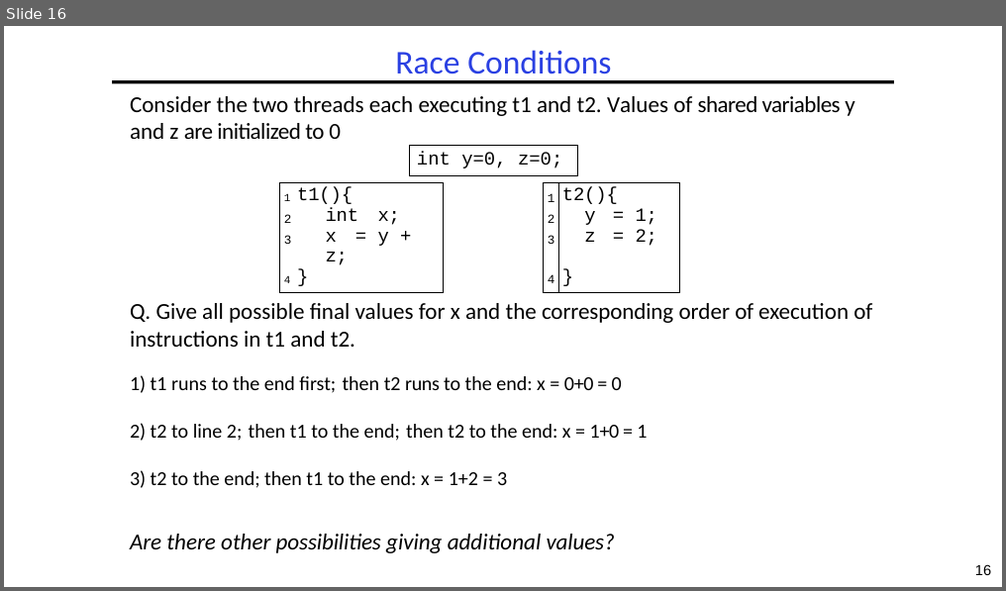
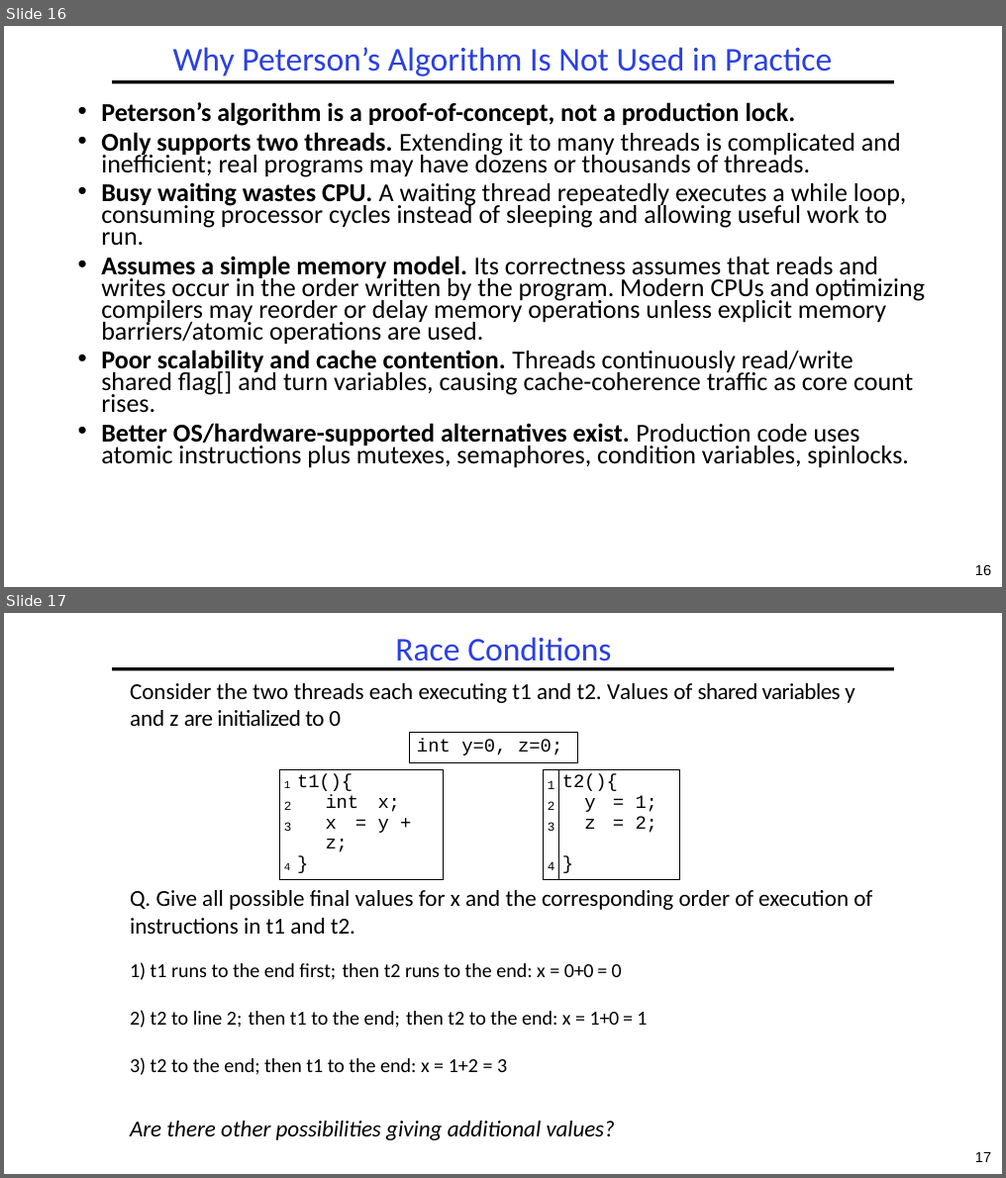
Before and after one commit to guhofstra/CSC112Fa26, a slide deck: PPTs/L3-Exercises ANS.pptx. Shown one above the other, each under a label of ours: slide 16 before the commit, slides 16 and 17 after it. The pictures are 1006x591 and 1006x1178 pixels, drawn with LibreOffice and Linux fonts; fonts in the diff are those of the drawing. Boxes give left, top, right and bottom in pixels: in the first picture for what was removed or moved away, otherwise in the second. Text is boxed around its words. In the diff, an @@ line names an element or a change of style, - is before the commit and + after.

```diff
--- a/PPTs/L3-Exercises ANS.pptx
+++ b/PPTs/L3-Exercises ANS.pptx
@@ slide 16 added at (4,26,1002,587), background #FFFFFF; not listed: 1 template element that a slide beside it also shows @@
@@ title added at (173,47,832,76), 32 pt, text #2A40E2 @@
+Why Peterson’s Algorithm Is Not Used in Practice
@@ text added at (101,102,925,469), 24.8 pt, text #000000 @@
+• Peterson’s algorithm is a proof-of-concept, not a production lock.
+• Only supports two threads. Extending it to many threads is complicated and inefficient; real programs may have dozens or thousands of threads.
+• Busy waiting wastes CPU. A waiting thread repeatedly executes a while loop, consuming processor cycles instead of sleeping and allowing useful work to run.
+• Assumes a simple memory model. Its correctness assumes that reads and writes occur in the order written by the program. Modern CPUs and optimizing compilers may reorder or delay memory operations unless explicit memory barriers/atomic operations are used.
+• Poor scalability and cache contention. Threads continuously read/write shared flag[] and turn variables, causing cache-coherence traffic as core count rises.
+• Better OS/hardware-supported alternatives exist. Production code uses atomic instructions plus mutexes, semaphores, condition variables, spinlocks.
@@ page number added at (975,565,991,575), 14 pt, text #000000 @@
+16
@@ what was slide 16 is now slide 17 @@
@@ page number at (975,1153,991,1162): text changed @@
-16
+17
```
Also in this commit, not shown: 7 slides changed, 2 other files.
